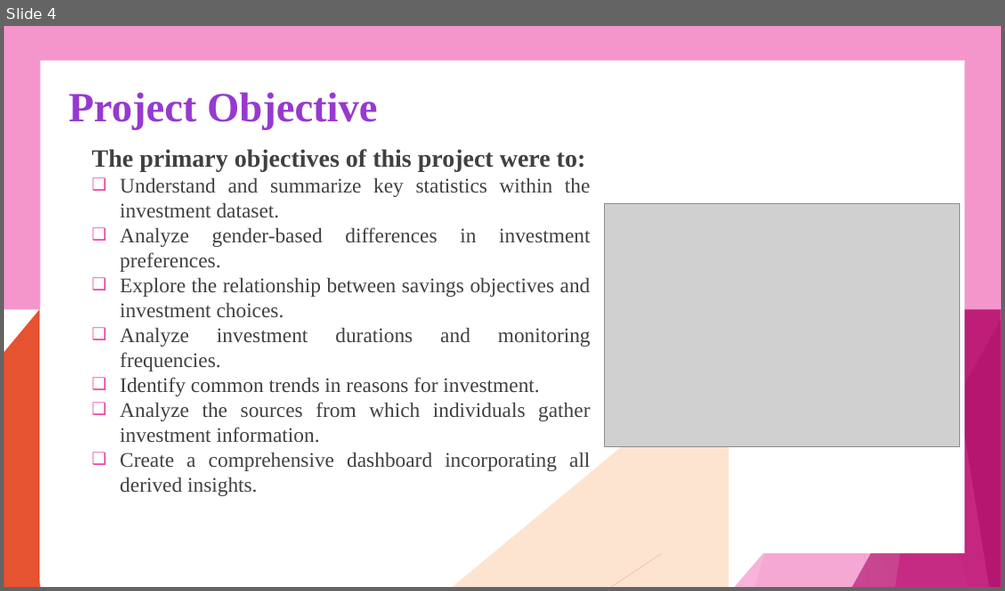
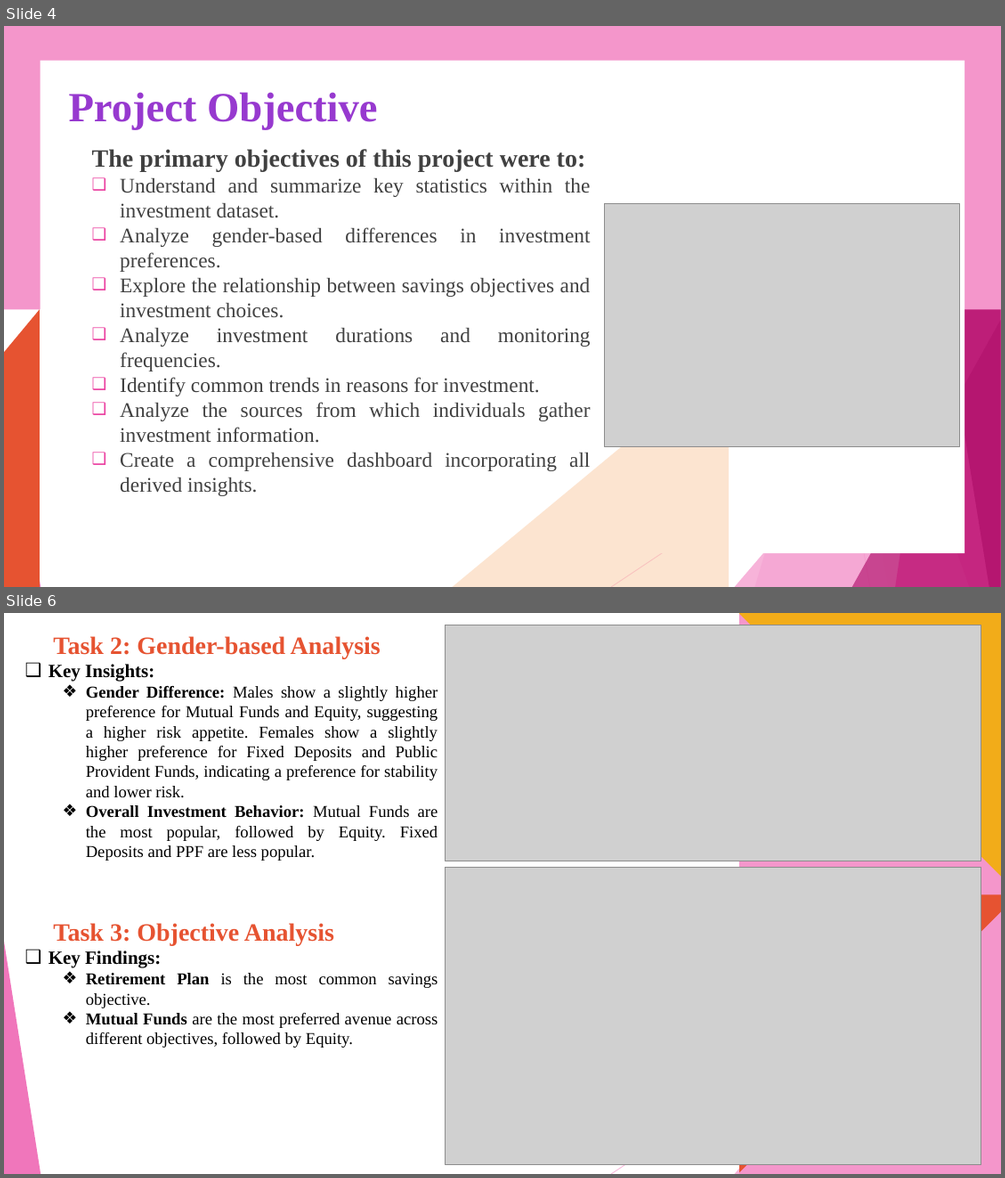
Before and after one commit to Paromita23/InLighn_Tech_Internship, a slide deck: PROJECT REPORT/Investment Analysis using POWER BI project Report.pptx. Shown one above the other, each under a label of ours: slide 4 before the commit, slides 4 and 6 after it; the slides between them are not shown. The pictures are 1005x591 and 1005x1178 pixels, drawn with LibreOffice and Linux fonts; fonts in the diff are those of the drawing; grey boxes stand for pictures. Boxes give left, top, right and bottom in pixels: in the first picture for what was removed or moved away, otherwise in the second. Text is boxed around its words. In the diff, an @@ line names an element or a change of style, - is before the commit and + after.

```diff
--- a/PROJECT REPORT/Investment Analysis using POWER BI project Report.pptx
+++ b/PROJECT REPORT/Investment Analysis using POWER BI project Report.pptx
@@ slide 6 added at [4,613,1001,1174], background #FFFFFF; not listed: 10 template elements that a slide beside it also shows @@
@@ text added at [48,636,438,860], 16 pt, text #000000 @@
+  Task 2: Gender-based Analysis
+❑ Key Insights:
+  ❖ Gender Difference: Males show a slightly higher preference for Mutual Funds and Equity, suggesting a higher risk appetite. Females show a slightly higher preference for Fixed Deposits and Public Provident Funds, indicating a preference for stability and lower risk.
+  ❖ Overall Investment Behavior: Mutual Funds are the most popular, followed by Equity. Fixed Deposits and PPF are less popular.
@@ picture added at [445,625,980,861] @@
@@ freeform shape added at [739,613,1001,894], fill #F2AC19 @@
@@ freeform shape added at [739,614,1001,895], fill #F496CB @@
@@ picture added at [445,868,980,1165] @@
@@ freeform shape added at [739,893,1001,1174], fill #E65331 @@
@@ text added at [48,923,438,1047], 16 pt, text #000000 @@
+  Task 3: Objective Analysis
+❑ Key Findings:
+  ❖ Retirement Plan is the most common savings objective.
+  ❖ Mutual Funds are the most preferred avenue across different objectives, followed by Equity.
@@ freeform shape added at [739,912,1001,1174], fill #F496CB @@
```
Also in this commit, not shown: 1 slide changed, 7 other slides added, 8 slides removed.
